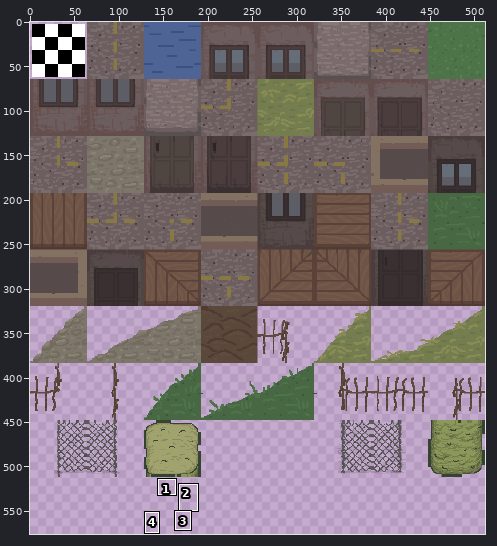
Sprite sheet, stored at tilesets/Tileset/output_tileset.png. The picture above shows the old version from afar; the outline marks the close-up.
Close-up. Earlier state:
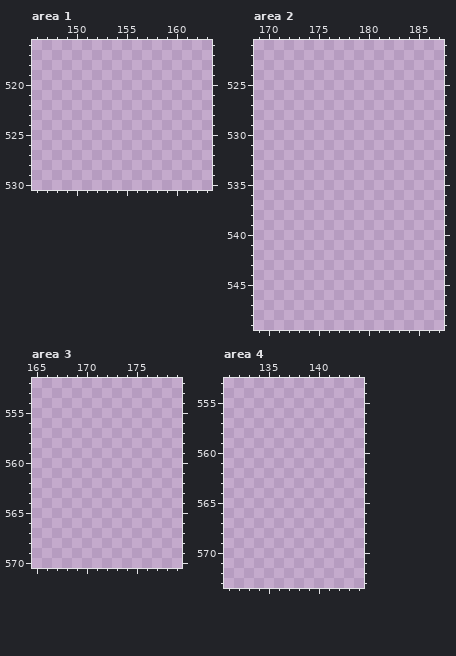
The file is 512x576 pixels. Pixels under 10% opacity are left out. Colours within 5 levels of each other are drawn and written as one. Shown: area 1: x 146..163, y 516..530; area 2: x 169..187, y 521..549; area 3: x 165..179, y 552..570; area 4: x 131..144, y 553..573. The commit also changed other parts of the picture, which this record leaves out.
Palette (. is transparent): 
The result:
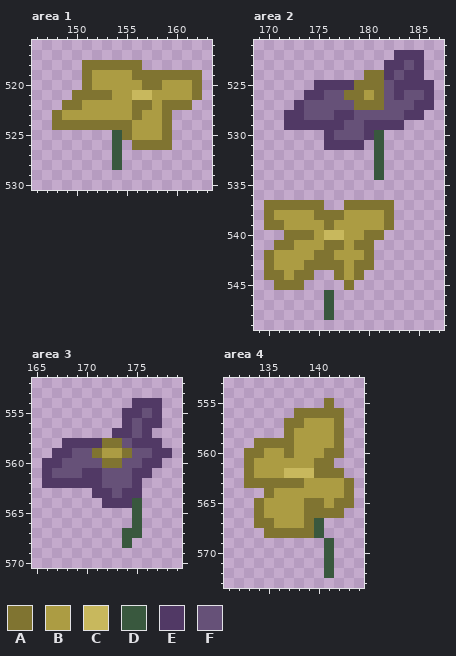
Colours new in this view: A #807431  B #ac9c43  C #c8b85d  D #39583e  E #513965  F #665178
Changes in this commit:
Changed rows in their new state; - is an unchanged pixel.
Area 1:
first column x 148:
518 ---AAAAAA------
519 ---ABBBBAAAAAAA
520 ---ABBBBBAABBBA
521 --AAAABBCCBBBBA
522 -AABBBBBAABAAA-
523 ABBBBBBBABBA---
524 AAAAAAAABBBA---
525 ------DABBBA---
526 ------D-AAAA---
527 ------D--------
528 ------D--------
Area 2:
first column x 170:
522 -------------EEE-
523 ------------EEFE-
524 ----------AAEFEE-
525 -----EEEEAAAFEEEE
526 ----EEFFAABAFEFFE
527 ---EFFFFFAAAFFFEE
528 --EEFFFEEFFFFFEE-
529 --EEEEEEFFEEEE---
530 ------EFFFED-----
531 ------EEEE-D-----
532 -----------D-----
533 -----------D-----
534 -----------D-----
537 AAAAAA--AAAAA----
538 ABBBBAAABBBBA----
539 AABBBBABBBBBA----
540 --AAABCCBBAA-----
541 -AABBBAABAA------
542 ABBBBAABBBA------
543 ABBBAAAABAA------
544 AABAA--ABA-------
545 -AAA----A--------
546 ------D----------
547 ------D----------
548 ------D----------
Area 3:
first column x 166:
554 ---------EEE-
555 --------EEFE-
556 --------EFEE-
557 -------EEFE--
558 --EEEEAAFEEE-
559 -EEFFABBAFFEE
560 EEFFFFAAFFEE-
561 EFFFEEFFFEE--
562 EEEEEEFFFE---
563 -----EEFEE---
564 ------EEED---
565 ---------D---
566 ---------D---
567 --------DD---
568 --------D----
Area 4:
first column x 133:
555 --------A--
556 -----AAAAA-
557 ----AABBBA-
558 ----ABBBBA-
559 -AAAABBBBA-
560 AABBABBBAA-
561 ABBBBBBAA--
562 ABBBCCCAAA-
563 AAAAAABBBBA
564 --ABBBBBBBA
565 -ABBBBAABAA
566 -ABBBBAAAA-
567 -AABBBAD---
568 --AAAAAD---
569 --------D--
570 --------D--
571 --------D--
572 --------D--
Boxes around the changes in both close-ups, in picture pixels (x1, y1, x2, y2):
added: (52, 60, 202, 170)
added: (264, 50, 434, 320)
added: (42, 398, 172, 548)
added: (244, 398, 354, 578)
